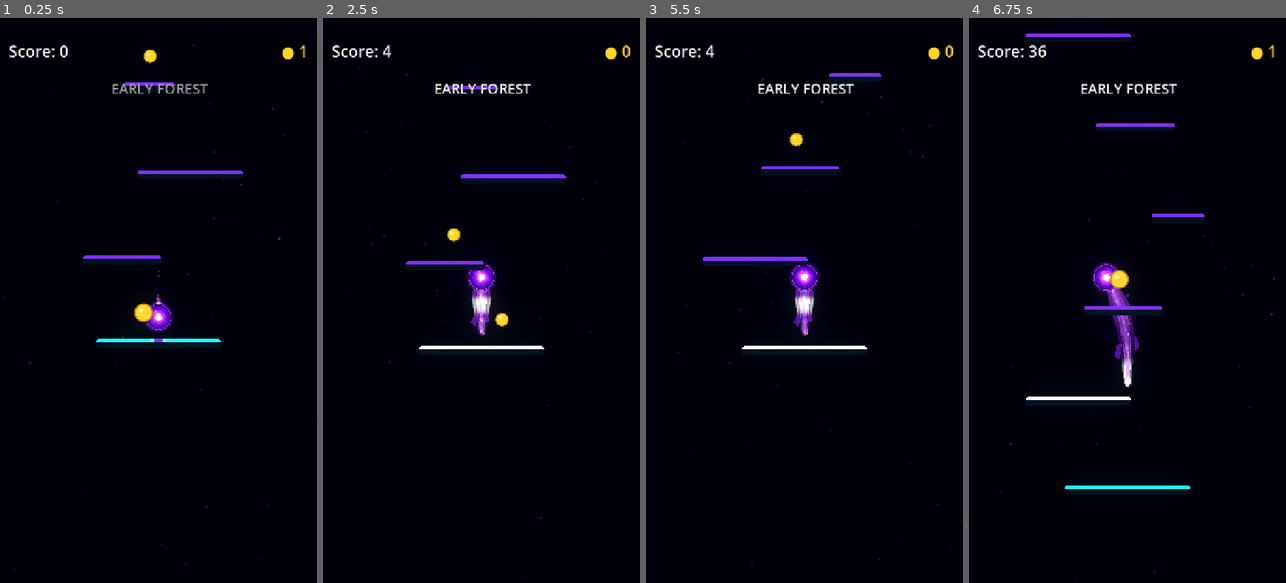
Above: before the commit, frames 1-4 (left to right).
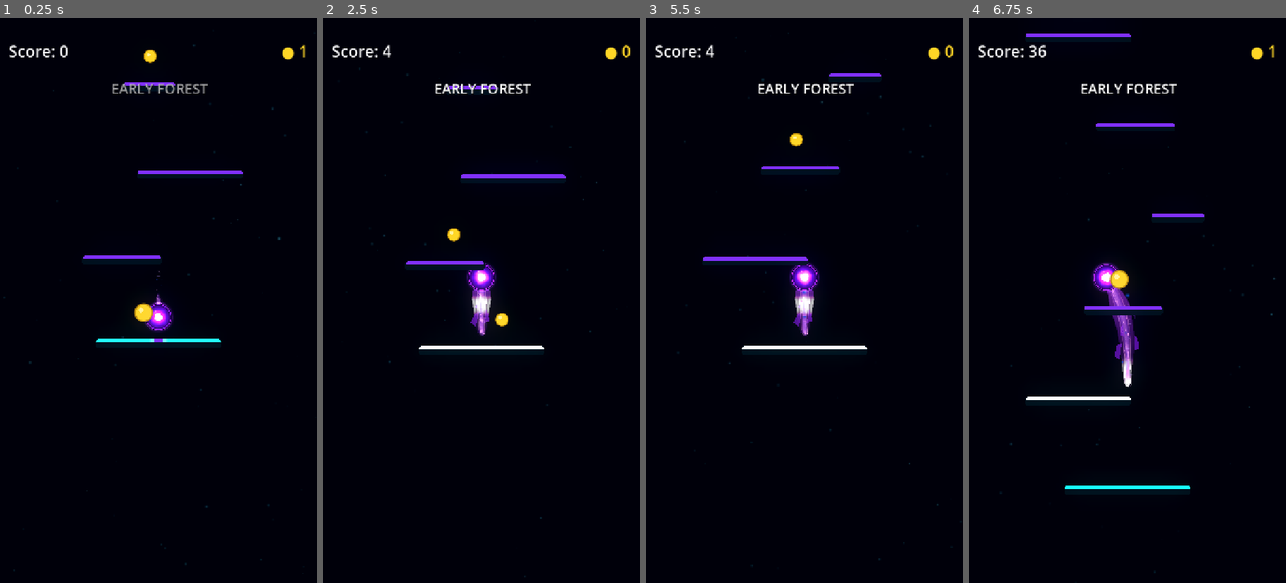
Above: after the commit, the same moments.

Repository: Kryodo/TowerJump
Game: Godot game, scene res://scenes/main.tscn
Same seed, same stepped clock (60 frames per second), same inputs: the game is played once before the commit and once after it.
Inputs (mouse positions are in pixels of both pictures, inside the frame that each line leads up to):
- Up to frame 1 (0.25 s): no input
- Up to frame 2 (2.5 s): move the mouse to (551, 272) at 0.52 s; hold Right (ui_right) 0.53-1.25 s; click (551, 272) at 0.67 s; drag from (418, 328) to (471, 193) at 1.27 s; click "Nochmal spielen" at 2 s
- Up to frame 3 (5.5 s): move the mouse to (836, 176) at 2.77 s; hold Right (ui_right) 2.78-3.5 s; drag from (788, 413) to (734, 215) at 3.52 s; move the mouse to (899, 385) at 4.27 s; hold Left (ui_left) 4.28-5 s; click "Nochmal spielen" at 5 s
- Up to frame 4 (6.75 s): drag from (1032, 215) to (1117, 204) at 5.77 s; move the mouse to (1143, 300) at 6.52 s; hold Left (ui_left) from 6.53 s (still down); click (1143, 300) at 6.67 s

The runs differ from the first frame. In frame 1, less than 0.1% of the frame differs, in the area x 47-53%, y 51-55%; in frame 2, less than 0.1%; in frame 3, less than 0.1%, in the area x 47-53%, y 44-48%; in frame 4, less than 0.1%.

Commit message:
Strengthen the landing-driven orb core breathing and flash

Diff:
--- a/scenes/ball.gdshader
+++ b/scenes/ball.gdshader
@@ -103,14 +103,14 @@
 	float core_pulse = 0.5 + 0.5 * sin(time * 2.2);
 	// Keep the central plasma core slightly smaller so a wider, circular
 	// outer core can glow behind it without competing with its bright centre.
-	float core_radius = mix(0.23, 0.285, core_pulse) * (1.0 + landing_charge * 0.16);
+	float core_radius = mix(0.23, 0.285, core_pulse) * (1.0 + landing_charge * 0.32);
 
 	// A smooth, perfectly circular outer core sits behind the organic centre.
 	// Its inner fade overlaps the centre so both colors melt together instead
 	// of reading as two separate rings. Use d rather than core_distance so the
 	// larger glow stays circular while the foreground plasma keeps its wobble.
 	float outer_core = 1.0 - smoothstep(core_radius * 0.72, core_radius * 2.05, d);
-	color += outer_core_color * outer_core * (0.38 + landing_charge * 0.10 + landing_flash * 0.22) * aura_breath;
+	color += outer_core_color * outer_core * (0.38 + landing_charge * 0.18 + landing_flash * 0.32) * aura_breath;
 
 	float core_wobble =
 		1.0
@@ -121,14 +121,14 @@
 	float core = 1.0 - smoothstep(core_radius * 0.70, core_radius, core_distance);
 	// A slightly lower peak helps the orb and trail share the same energy budget.
 	float core_brightness = mix(0.79, 0.96, core_pulse)
-		* (1.0 + landing_charge * 0.06 + landing_flash * 0.20);
-	vec3 live_core_color = mix(core_color, confirmation_core_color, landing_flash * 0.48);
+		* (1.0 + landing_charge * 0.18 + landing_flash * 0.70);
+	vec3 live_core_color = mix(core_color, confirmation_core_color, landing_flash * 0.82);
 	color = mix(color, live_core_color * core_brightness, core);
 
 	float core_aura =
 		1.0 - smoothstep(core_radius * 0.62, core_radius * 1.8, core_distance);
-	color += aura_color * core_aura * (0.28 + landing_charge * 0.12) * aura_breath;
-	color += confirmation_core_color * core_aura * landing_flash * 0.10;
+	color += aura_color * core_aura * (0.28 + landing_charge * 0.20) * aura_breath;
+	color += confirmation_core_color * core_aura * landing_flash * 0.24;
 
 	// Broad upper-left reflection and a small specular glint add orb-like depth.
 	vec2 highlight_pos = vec2(-0.28, -0.30);
